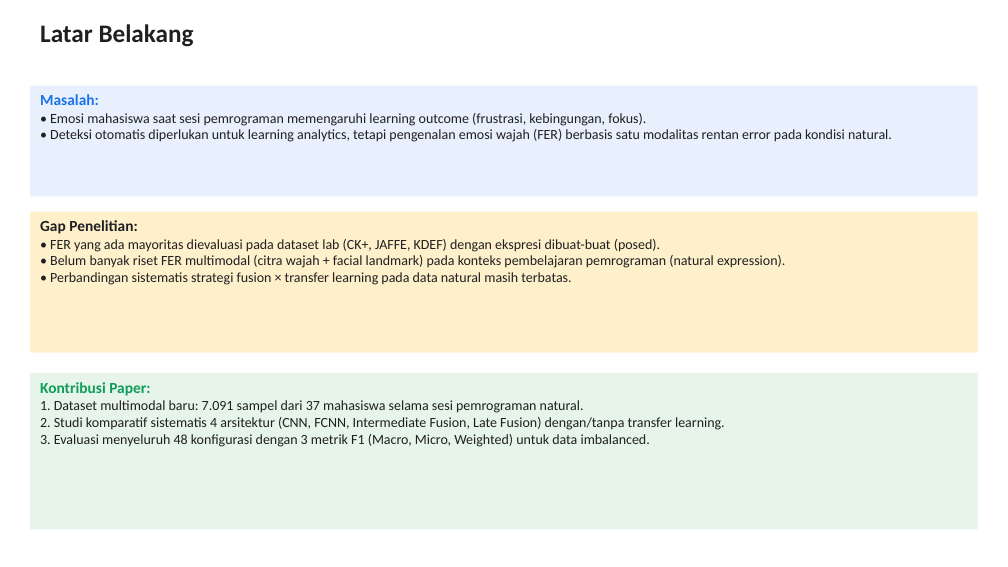
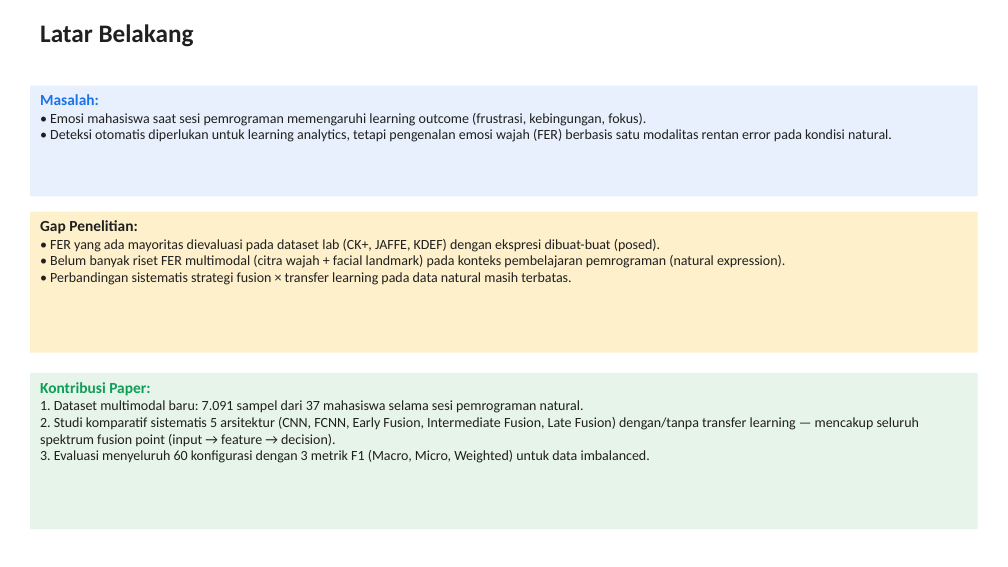
Before and after one commit to taufikhdyt01/MultimodalEmoLearn, a slide deck: slide 4 of docs/PPT JITeCS.pptx. Drawn at 1008x567 pixels with LibreOffice and Linux fonts; fonts in the diff are those of the drawing. Boxes give left, top, right and bottom in pixels: in the first picture for what was removed or moved away, otherwise in the second. Text is boxed around its words. In the diff, an @@ line names an element or a change of style, - is before the commit and + after.

```diff
--- a/docs/PPT JITeCS.pptx
+++ b/docs/PPT JITeCS.pptx
@@ text in rectangle at [40,417,919,463]: text changed @@
-2. Studi komparatif sistematis 4 arsitektur (CNN, FCNN, Intermediate Fusion, Late Fusion) dengan/tanpa transfer learning.
-3. Evaluasi menyeluruh 48 konfigurasi dengan 3 metrik F1 (Macro, Micro, Weighted) untuk data imbalanced.
+2. Studi komparatif sistematis 5 arsitektur (CNN, FCNN, Early Fusion, Intermediate Fusion, Late Fusion) dengan/tanpa transfer learning — mencakup seluruh spektrum fusion point (input → feature → decision).
+3. Evaluasi menyeluruh 60 konfigurasi dengan 3 metrik F1 (Macro, Micro, Weighted) untuk data imbalanced.
```
Also in this commit, not shown: 8 other slides changed, 11 other files.
